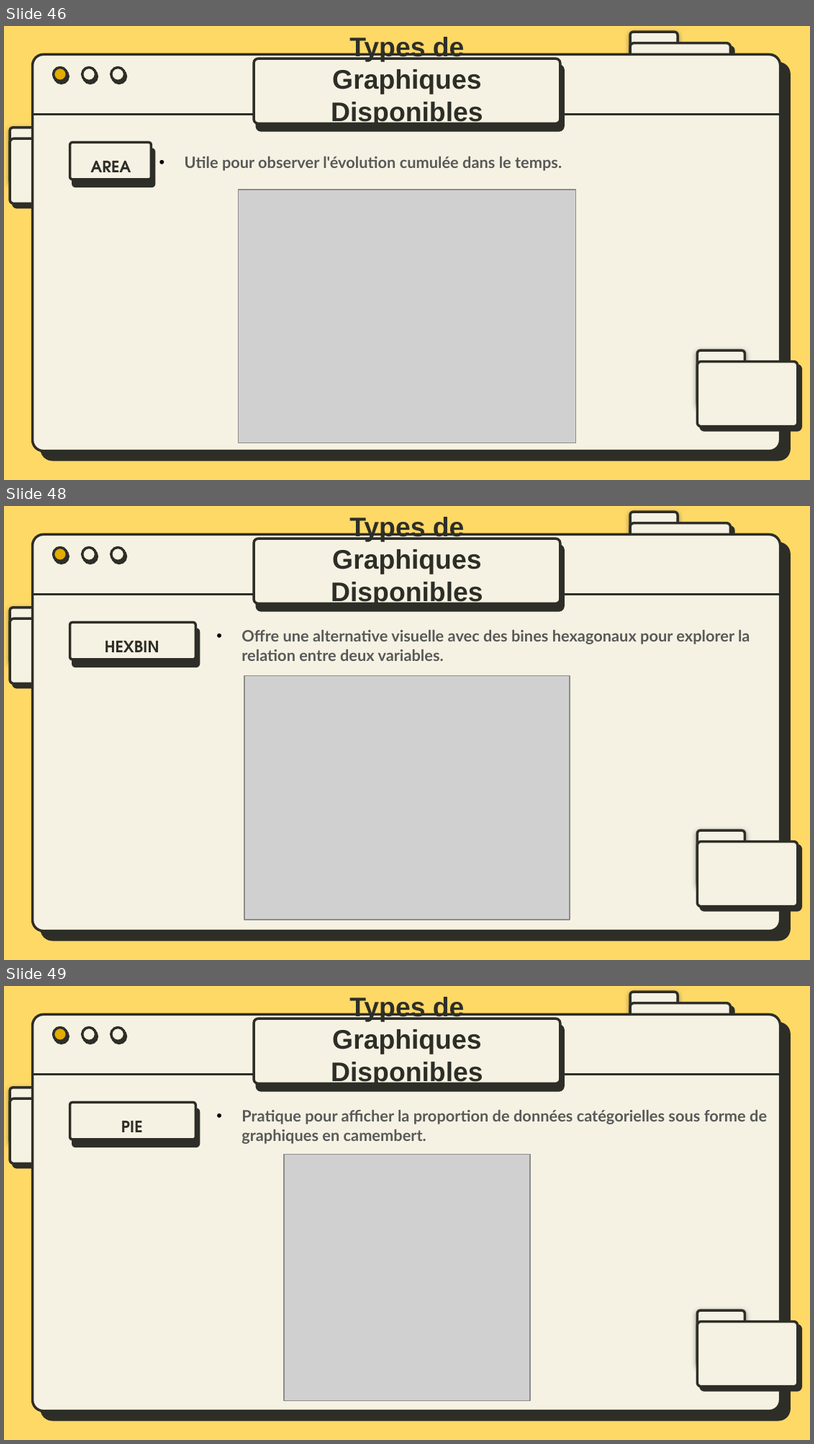
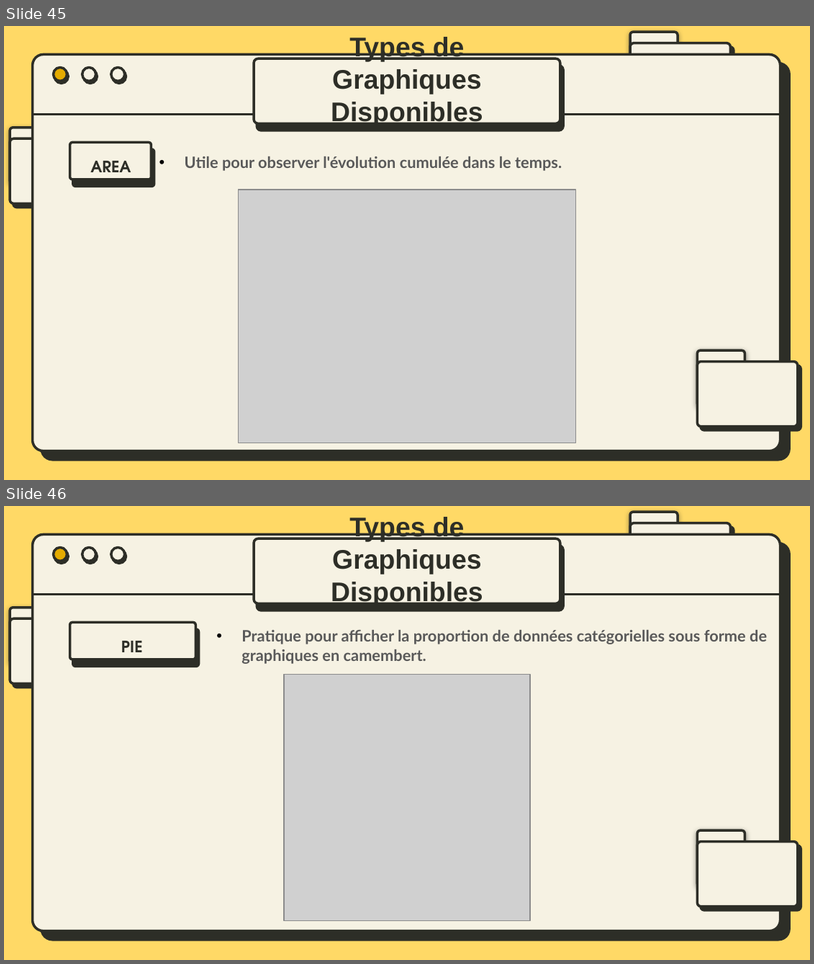
Before and after one commit to bydevmar/Master_MASD_FPO, a slide deck: SEMESTER 1/Modélisation avec Python/M- Pandas/Presentation/Pandas.pptx. Shown one above the other, each under a label of ours: slides 46, 48 and 49 before the commit, slides 45 and 46 after it; the slides between them are not shown. The pictures are 814x1444 and 814x964 pixels, drawn with LibreOffice and Linux fonts; fonts in the diff are those of the drawing; grey boxes stand for pictures. Boxes give left, top, right and bottom in pixels: in the first picture for what was removed or moved away, otherwise in the second. Text is boxed around its words. In the diff, an @@ line names an element or a change of style, - is before the commit and + after.

```diff
--- a/SEMESTER 1/Modélisation avec Python/M- Pandas/Presentation/Pandas.pptx
+++ b/SEMESTER 1/Modélisation avec Python/M- Pandas/Presentation/Pandas.pptx
@@ slide 48 removed at [4, 506, 810, 960], background #FFD966; not listed: 11 template elements that a slide beside it also shows @@
@@ text removed at [331, 517, 483, 607] @@
-Types de Graphiques Disponibles
@@ rounded rectangle removed at [254, 538, 561, 602] @@
@@ rounded rectangle removed at [70, 622, 196, 659] @@
@@ text removed at [242, 630, 750, 661] @@
-    • Offre une alternative visuelle avec des bines hexagonaux pour explorer la relation entre deux variables.
@@ text removed at [105, 641, 160, 659] @@
-HEXBIN
@@ picture removed at [244, 675, 569, 920] @@
@@ what was slide 46 is now slide 45 @@
@@ what was slide 49 is now slide 46 @@
```
Also in this commit, not shown: 1 slide changed, 2 other slides removed, 3 other files.
